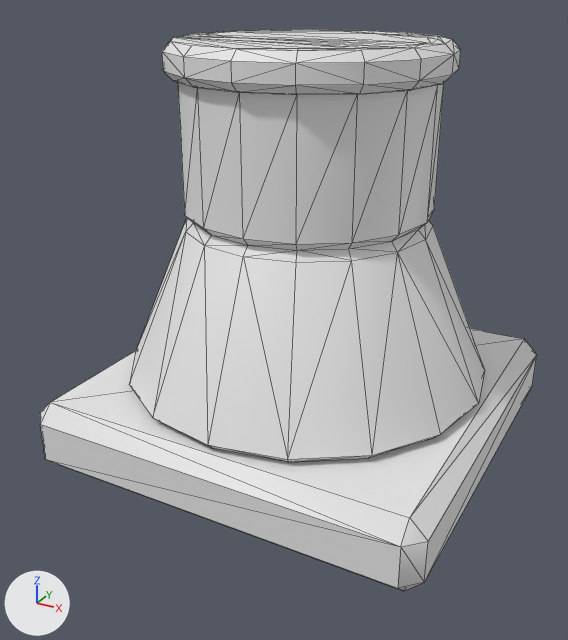
What one commit did to the OBJ model assets/blocks_merged/tower_a.obj.
One viewpoint serves both versions: a camera (50 mm lens) standing at (0.842, -1.652, 0.63) and looking at (-0.019, -0.087, -0.152). The lights are fixed; the arrows at lower left show +X, +Y and +Z. The older version comes first. Mesh edges are drawn as thin lines. Where no turn or scale is listed for an object, it has been applied to the vertices. Vertices at exactly the same position are counted once.

The first picture shows 'tower_a'.
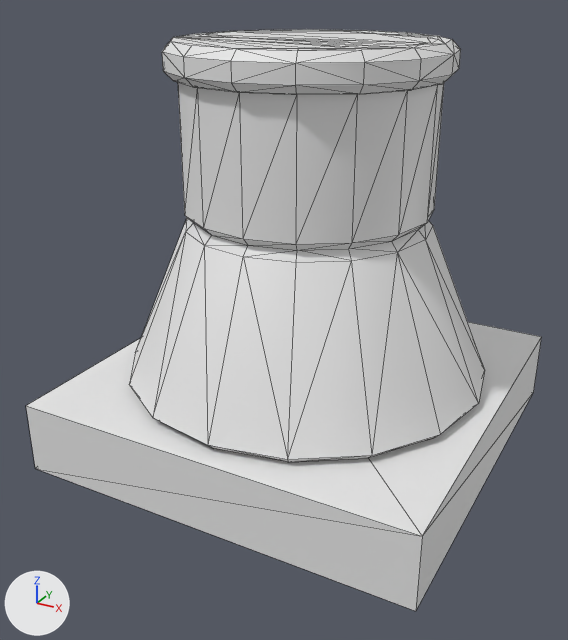
The change, as JSON lines over the scene's bpy script:
```json
{"block": "me_tower_a", "where": "# used by ob_tower_a; location = (0.0, 0.0, 0.0)"}
{"op": "remove", "block": "me_tower_a", "code": "me_tower_a.from_pydata(...)  # 207 vertices, 406 faces; spans x -0.5..0.5, y -0.5..0.5, z -0.5..0.5"}
{"op": "add", "block": "me_tower_a", "code": "me_tower_a.from_pydata(...)  # 191 vertices, 374 faces; spans x -0.5..0.5, y -0.5..0.5, z -0.5..0.5"}
{"block": "me_tower_a", "change": "me_tower_a part 1: a new loose piece, a box spanning x -0.5..0.5, y -0.5..0.5, z -0.5..-0.32"}
{"block": "me_tower_a", "change": "other edits to the shape of me_tower_a do not show in these pictures"}
```

Location of each change, (x1, y1, x2, y2) in pixels of the pictures (568 x 640 px):
```json
{"object": "tower_a", "change": "reshaped", "before": [40, 30, 537, 591], "after": [26, 30, 541, 611]}
{"part": 1, "of": "me_tower_a", "change": "added", "after": [26, 322, 541, 611]}
```
